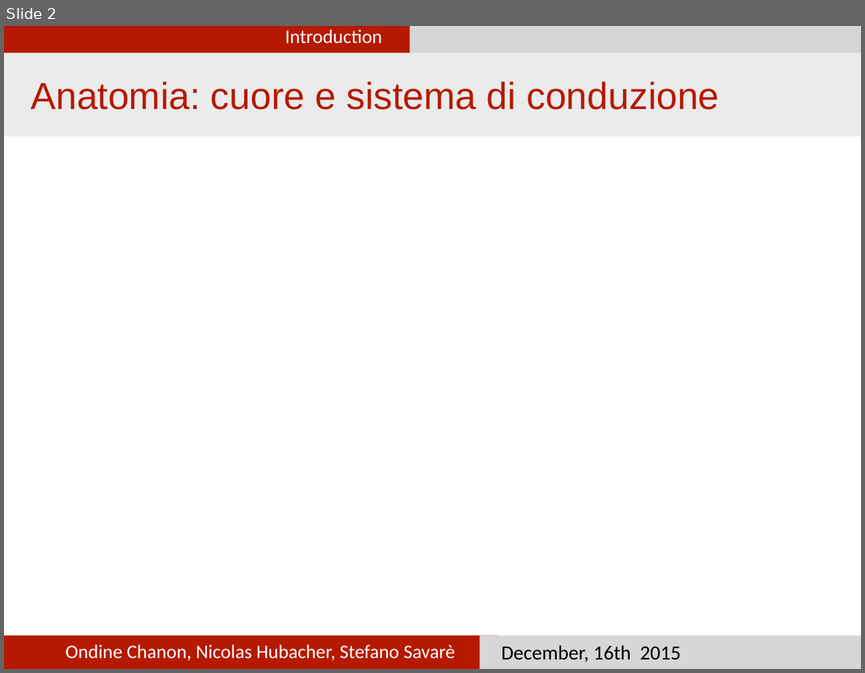
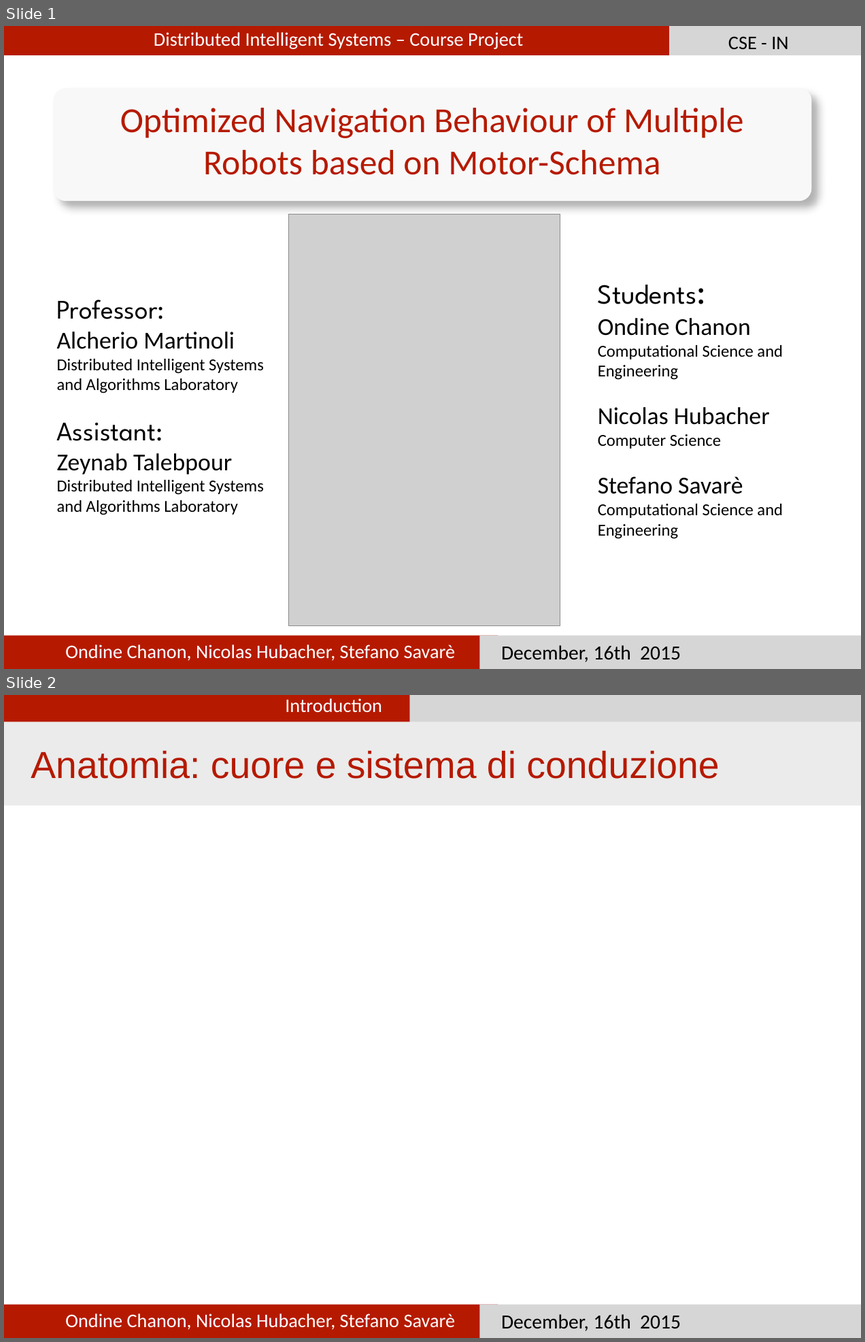
Before and after one commit to nhubi/disProject, a slide deck: Presentation/presentation.pptx. Shown one above the other, each under a label of ours: slide 2 before the commit, slides 1 and 2 after it. The pictures are 865x673 and 865x1342 pixels, drawn with LibreOffice and Linux fonts; fonts in the diff are those of the drawing; grey boxes stand for pictures. Boxes give left, top, right and bottom in pixels: in the first picture for what was removed or moved away, otherwise in the second. Text is boxed around its words. In the diff, an @@ line names an element or a change of style, - is before the commit and + after.

```diff
--- a/Presentation/presentation.pptx
+++ b/Presentation/presentation.pptx
@@ slide 1 added at [4, 26, 861, 669], background #FFFFFF @@
@@ rectangle added at [4, 26, 669, 55], fill #B51A00 @@
@@ text added at [154, 32, 523, 49], 23 pt, text #FFFFFF @@
+Distributed Intelligent Systems – Course Project
@@ rectangle added at [669, 26, 861, 55], fill #D6D6D6 @@
@@ text added at [728, 36, 788, 49], 23 pt, text #000000 @@
+CSE - IN
@@ rounded rectangle added at [54, 88, 811, 201], fill #F8F8F8 @@
@@ text added at [120, 108, 744, 175], 42 pt, text #B51A00 @@
+Optimized Navigation Behaviour of Multiple Robots based on Motor-Schema
@@ picture added at [288, 214, 560, 625] @@
@@ text added at [598, 284, 783, 539], 20 pt, text #000000 @@
+Students:
+Ondine Chanon
+Computational Science and
+Engineering
+Nicolas Hubacher
+Computer Science
+Stefano Savarè
+Computational Science and
+Engineering
@@ text added at [57, 299, 264, 515], 20 pt, text #000000 @@
+Professor:
+Alcherio Martinoli
+Distributed Intelligent Systems
+and Algorithms Laboratory
+Assistant:
+Zeynab Talebpour
+Distributed Intelligent Systems
+and Algorithms Laboratory
@@ rectangle added at [4, 635, 498, 669], fill #B51A00 @@
@@ rectangle added at [479, 635, 861, 669], fill #D6D6D6 @@
@@ text added at [65, 644, 456, 660], 23 pt, text #FFFFFF @@
+Ondine Chanon, Nicolas Hubacher, Stefano Savarè
@@ text added at [501, 645, 681, 662], 24 pt, text #000000 @@
+December, 16th 2015
```
Also in this commit, not shown: 1 slide removed.
